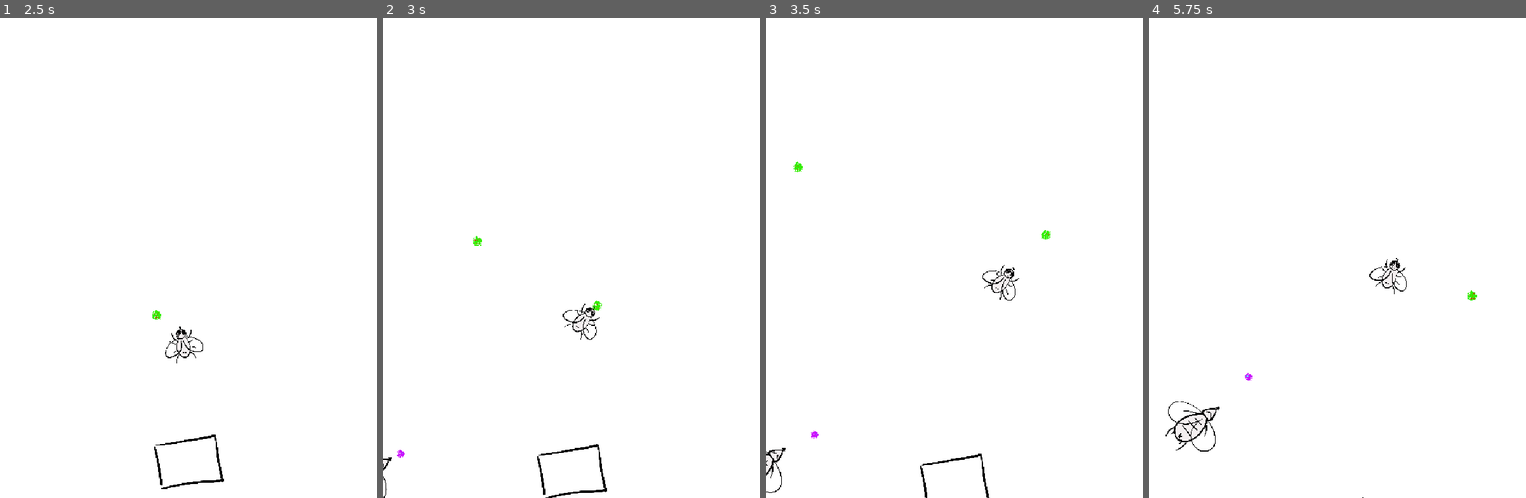
Above: before the commit, frames 1-4 (left to right).
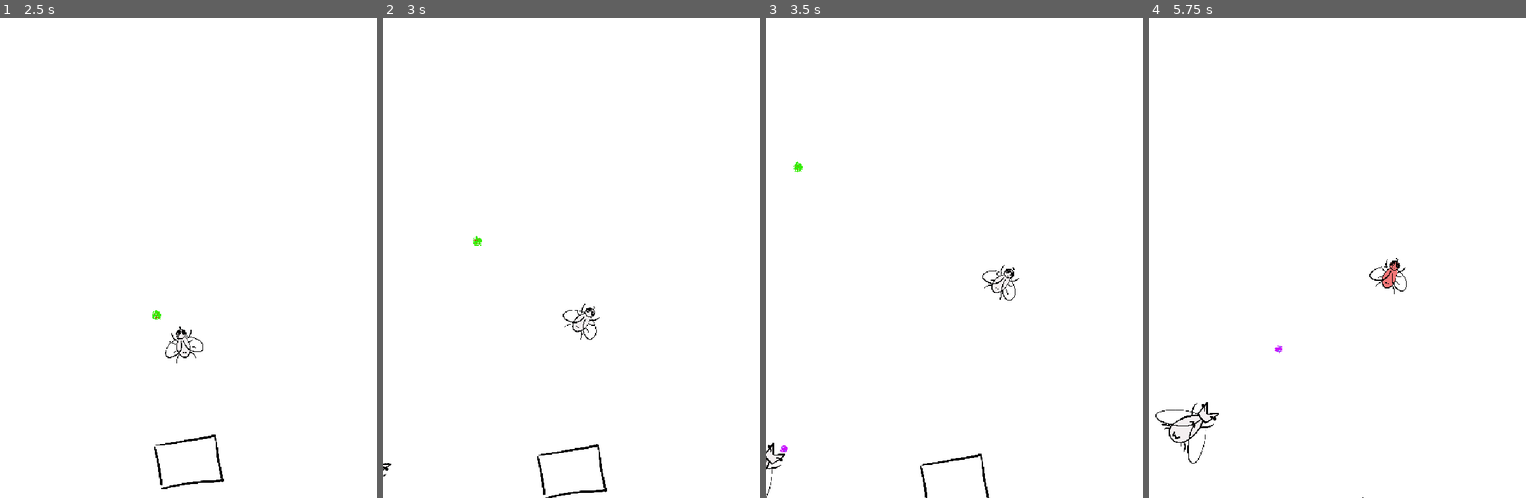
Above: after the commit, the same moments.

Repository: imikhassik/Fly-Game
Game: Godot game, scene res://scenes/test_level.tscn
Two runs of this game, one before a commit and one after it. Both use one fixed random seed, a clock stepped at 60 frames per second and the inputs below.
Inputs:
- Up to frame 1 (2.5 s): tap Enter at 0.5 s; hold D (move_right) 0.53-1.28 s; tap Q (land) at 0.6, 1.55, 2.1 s; tap Space (shoot) at 0.8, 1.35, 2.3 s; hold A (move_left) 1.28-2.03 s; hold D (move_right) from 2.03 s (still down)
- Up to frame 2 (3 s): release D (move_right) at 2.78 s; hold W (move_up) from 2.78 s (still down); tap Space (shoot) at 2.85 s
- Up to frame 3 (3.5 s): keep holding W (move_up); tap Q (land) at 3.05 s
- Up to frame 4 (5.75 s): release W (move_up) at 3.53 s; hold A (move_left) from 3.53 s (still down); tap Q (land) at 3.6, 4.55, 5.1 s; tap Space (shoot) at 3.8, 4.35, 5.3 s

Frame 1 is identical in both runs. In frame 2, less than 0.1% of the frame differs, in the area x 0-59%, y 58-100%; in frame 3, 0.2%; in frame 4, 0.6%, in the area x 1-88%, y 50-93%.

Commit message:
Add different enemy skins

Diff:
--- /dev/null
+++ b/resources/enemy_types/enemy1.tres
@@ -0,0 +1,9 @@
+[gd_resource type="Resource" script_class="EnemyType" format=3 uid="uid://j2h15yg0xhhe"]
+
+[ext_resource type="Script" uid="uid://y7r0wy80qvtc" path="res://scripts/enemy_type.gd" id="1_u4vlk"]
+[ext_resource type="Texture2D" uid="uid://c6mjxkkp1objk" path="res://assets/enemies/enemy1.PNG" id="2_5he5u"]
+
+[resource]
+script = ExtResource("1_u4vlk")
+texture = ExtResource("2_5he5u")
+metadata/_custom_type_script = "uid://y7r0wy80qvtc"
--- /dev/null
+++ b/resources/enemy_types/enemy2.tres
@@ -0,0 +1,9 @@
+[gd_resource type="Resource" script_class="EnemyType" format=3 uid="uid://dx3hs1w54v4kk"]
+
+[ext_resource type="Script" uid="uid://y7r0wy80qvtc" path="res://scripts/enemy_type.gd" id="1_roont"]
+[ext_resource type="Texture2D" uid="uid://cjfnol4jsen6d" path="res://assets/enemies/enemy2.PNG" id="2_rqep2"]
+
+[resource]
+script = ExtResource("1_roont")
+texture = ExtResource("2_rqep2")
+metadata/_custom_type_script = "uid://y7r0wy80qvtc"
--- a/scenes/enemy.tscn
+++ b/scenes/enemy.tscn
@@ -2,7 +2,31 @@
 
 [ext_resource type="Script" uid="uid://bgub2x4j6o1t2" path="res://scripts/enemy.gd" id="1_md0e3"]
 [ext_resource type="Texture2D" uid="uid://c6mjxkkp1objk" path="res://assets/enemies/enemy1.PNG" id="2_4ra3w"]
+[ext_resource type="Script" uid="uid://y7r0wy80qvtc" path="res://scripts/enemy_type.gd" id="2_5uy6h"]
 [ext_resource type="AudioStream" uid="uid://d3qqoammoe4i1" path="res://assets/audio/enemy-projectile-spit-sound.ogg" id="3_4ra3w"]
+[ext_resource type="Texture2D" uid="uid://cjfnol4jsen6d" path="res://assets/enemies/enemy2.PNG" id="4_nenq2"]
+[ext_resource type="Texture2D" uid="uid://bvop7oykijfye" path="res://assets/enemies/enemy3.PNG" id="5_md484"]
+[ext_resource type="Texture2D" uid="uid://bno6ik55hgrtk" path="res://assets/enemies/enemy4.PNG" id="6_ipns3"]
+
+[sub_resource type="Resource" id="Resource_eeoyu"]
+script = ExtResource("2_5uy6h")
+texture = ExtResource("2_4ra3w")
+metadata/_custom_type_script = "uid://y7r0wy80qvtc"
+
+[sub_resource type="Resource" id="Resource_q0n8o"]
+script = ExtResource("2_5uy6h")
+texture = ExtResource("4_nenq2")
+metadata/_custom_type_script = "uid://y7r0wy80qvtc"
+
+[sub_resource type="Resource" id="Resource_p03mg"]
+script = ExtResource("2_5uy6h")
+texture = ExtResource("5_md484")
+metadata/_custom_type_script = "uid://y7r0wy80qvtc"
+
+[sub_resource type="Resource" id="Resource_heam8"]
+script = ExtResource("2_5uy6h")
+texture = ExtResource("6_ipns3")
+metadata/_custom_type_script = "uid://y7r0wy80qvtc"
 
 [sub_resource type="CapsuleShape2D" id="CapsuleShape2D_ejr3x"]
 radius = 15.0
@@ -11,6 +35,7 @@
 [node name="Enemy" type="CharacterBody2D" unique_id=1781684621 node_paths=PackedStringArray("shoot_sound")]
 collision_layer = 2
 script = ExtResource("1_md0e3")
+enemy_types = Array[ExtResource("2_5uy6h")]([SubResource("Resource_eeoyu"), SubResource("Resource_q0n8o"), SubResource("Resource_p03mg"), SubResource("Resource_heam8")])
 shoot_sound = NodePath("ShootSound")
 
 [node name="Sprite2D" type="Sprite2D" parent="." unique_id=1084816652]
--- a/scripts/enemy.gd
+++ b/scripts/enemy.gd
@@ -1,33 +1,55 @@
 extends CharacterBody2D
 
 # ----- EXPORTS -----
-@export var speed: float = 60.0
-@export var health: int = 1
-@export var shoot_interval: float = 2.0
+@export var enemy_types: Array[EnemyType]   # <-- REPLACES textures
+
 @export var rotation_speed: float = 4.0
 @export var min_chase_distance: float = 30.0
 @export var retreat_speed: float = 80.0
 @export var projectile_scene: PackedScene = preload("res://scenes/enemy_projectile.tscn")
 @export var shoot_sound: AudioStreamPlayer2D
 
+# ----- SHOOTING (random interval) -----
+# These will be overwritten by the chosen type, but keep them as fallback
+@export var shoot_interval_min: float = 0.5
+@export var shoot_interval_max: float = 2.0
+
 # ----- INTERNAL STATE -----
+var speed: float = 60.0
+var health: int = 1
 var shoot_timer: float = 0.0
+var current_shoot_interval: float = 0.0
 var is_retreating: bool = false
 var retreat_direction: Vector2 = Vector2.ZERO
-var initial_behavior_set: bool = false
 
 func _ready() -> void:
 	add_to_group("enemy")
 	z_index = 2
-	shoot_timer = randf_range(0.0, shoot_interval)
 
-	# Determine initial behavior based on fly's state
+	# ----- PICK RANDOM ENEMY TYPE (skin + behavior) -----
+	if enemy_types.size() > 0:
+		var chosen_type = enemy_types[randi() % enemy_types.size()]
+		$Sprite2D.texture = chosen_type.texture
+		speed = chosen_type.speed
+		health = chosen_type.health
+		shoot_interval_min = chosen_type.shoot_interval_min
+		shoot_interval_max = chosen_type.shoot_interval_max
+
+		# Initialize shoot timer based on the new interval
+		shoot_timer = randf_range(0.0, 1.0)
+		current_shoot_interval = randf_range(shoot_interval_min, shoot_interval_max)
+	else:
+		# Fallback values (should not happen if you set up the Inspector)
+		push_warning("No enemy_types assigned! Using default fallback stats.")
+		shoot_timer = randf_range(0.0, 1.0)
+		current_shoot_interval = randf_range(shoot_interval_min, shoot_interval_max)
+
+	# ----- INITIAL BEHAVIOR (check if fly is landed) -----
 	var fly = get_tree().get_first_node_in_group("player")
 	if fly:
 		if fly.state == fly.FlyState.LANDED or fly.state == fly.FlyState.LANDING:
 			_start_glide_across_screen()
 		else:
-			# Fly is flying – start chasing immediately
 			is_retreating = false
 			_enable_collision_with_fly()
 
@@ -61,6 +83,16 @@
 	collision_layer = 0
 	collision_mask = 0
 
+# ----- INITIAL GLIDE (when spawned while fly is landed) -----
+func _start_glide_across_screen() -> void:
+	var screen_center = get_viewport().get_visible_rect().size / 2
+	var direction_to_center = (screen_center - global_position).normalized()
+
+	rotation = direction_to_center.angle() + PI / 2
+	retreat_direction = direction_to_center
+	is_retreating = true
+	_disable_collision_with_fly()
+
 # ----- CHASE LOGIC -----
 func _chase_fly(delta: float, fly: Node) -> void:
 	if is_retreating:
@@ -82,33 +114,21 @@
 		velocity = direction_to_fly * speed
 		move_and_slide()
 
+		# SHOOTING (random interval)
 		shoot_timer += delta
-		if shoot_timer >= shoot_interval:
+		if shoot_timer >= current_shoot_interval:
 			shoot_timer = 0.0
 			shoot_at_fly(fly)
-
-# ----- GLIDE ACROSS SCREEN (when spawned while landed) -----
-func _start_glide_across_screen() -> void:
-	var screen_center = get_viewport().get_visible_rect().size / 2
-	var direction_to_center = (screen_center - global_position).normalized()
-
-	# Rotate to face the center
-	rotation = direction_to_center.angle() + PI / 2
-
-	# Set retreat direction to the center direction
-	retreat_direction = direction_to_center
-	is_retreating = true
-	_disable_collision_with_fly()
+			current_shoot_interval = randf_range(shoot_interval_min, shoot_interval_max)
 
 # ----- RETREAT LOGIC -----
 func _start_retreat() -> void:
 	if not is_retreating:
 		is_retreating = true
-		# If no retreat direction set, use facing direction
-		if retreat_direction == Vector2.ZERO:
-			retreat_direction = Vector2(0, -1).rotated(rotation)
-			if retreat_direction.length() < 0.1:
-				retreat_direction = Vector2(0, 1)
+		if velocity.length() > 0:
+			retreat_direction = velocity.normalized()
+		else:
+			retreat_direction = Vector2(0, 1)
 		_disable_collision_with_fly()
 
 func _apply_retreat() -> void:
--- a/scripts/enemy_projectile.gd
+++ b/scripts/enemy_projectile.gd
@@ -1,7 +1,7 @@
 extends Area2D
 
-@export var speed: float = 150.0
-@export var lifetime: float = 3.0
+@export var speed: float = 250.0
+@export var lifetime: float = 5.0
 
 var direction: Vector2 = Vector2.DOWN
 
--- a/scripts/enemy_spawner.gd
+++ b/scripts/enemy_spawner.gd
@@ -5,7 +5,7 @@
 @export var spawn_interval_min: float = 10.0
 @export var spawn_interval_max: float = 20.0
 @export var spawn_margin: float = 100.0
-@export var max_enemies: int = 3
+@export var max_enemies: int = 5
 @export var initial_spawn_delay_min: float = 1.0
 @export var initial_spawn_delay_max: float = 3.0
 
--- /dev/null
+++ b/scripts/enemy_type.gd
@@ -0,0 +1,8 @@
+class_name EnemyType
+extends Resource
+
+@export var texture: Texture2D
+@export var speed: float = 60.0
+@export var health: int = 1
+@export var shoot_interval_min: float = 0.5
+@export var shoot_interval_max: float = 2.0
--- a/scripts/player.gd
+++ b/scripts/player.gd
@@ -20,9 +20,12 @@
 @export var max_health: int = 3
 @export var invincibility_duration: float = 1.0
 
+# ----- SHOOT COOLDOWN -----
+@export var shoot_cooldown: float = 1.5
+
 # ----- BOUNDARY PUSH (velocity‑based) -----
 @export var boundary_margin: float = 100.0
-@export var boundary_push_strength: float = 400.0  # max push velocity (px/s)
+@export var boundary_push_strength: float = 400.0
 
 var health: int
 var invincible: bool = false
@@ -30,8 +33,8 @@
 var original_scale: Vector2 = Vector2.ONE
 var vertical_velocity: float = 0.0
 var respawn_position: Vector2 = Vector2.ZERO
-
-# Store push velocity for current frame
+var shoot_timer: float = 0.0
+
 var boundary_push: Vector2 = Vector2.ZERO
 
 func _ready() -> void:
@@ -106,9 +109,13 @@
 
 	boundary_push = push
 
-	# ----- SHOOTING -----
-	if Input.is_action_just_pressed("shoot") and state == FlyState.FLYING:
+	# ----- SHOOTING (cooldown) -----
+	if shoot_timer > 0:
+		shoot_timer -= delta
+
+	if Input.is_action_just_pressed("shoot") and state == FlyState.FLYING and shoot_timer <= 0:
 		shoot()
+		shoot_timer = shoot_cooldown
 
 	if Input.is_action_just_pressed("land"):
 		match state:
@@ -134,21 +141,25 @@
 
 # ----- FLYING STATE -----
 func flying_update(input_vector: Vector2, delta: float, using_controller: bool, raw_stick: Vector2) -> void:
+	var fly_speed: float
+	var move_dir: Vector2
+	var viewport_size: Vector2
+
 	if using_controller:
 		var target_rotation = input_vector.angle() + PI / 2
 		var angle_diff = angle_difference(rotation, target_rotation)
 		rotation += clamp(angle_diff, -rotation_speed * delta, rotation_speed * delta)
 
 		var stick_magnitude = clamp(raw_stick.length(), 0.0, 1.0)
-		var speed = forward_speed + up_boost * stick_magnitude
-
-		var forward_dir = Vector2(0, -1).rotated(rotation)
-		velocity = forward_dir * speed
-		velocity += boundary_push   # velocity‑based push (no delta)
+		fly_speed = forward_speed + up_boost * stick_magnitude
+
+		move_dir = Vector2(0, -1).rotated(rotation)
+		velocity = move_dir * fly_speed
+		velocity += boundary_push
 		move_and_slide()
-		var screen_size = get_viewport().get_visible_rect().size
-		position.x = clamp(position.x, 0.0, screen_size.x)
-		position.y = clamp(position.y, 0.0, screen_size.y)
+		viewport_size = get_viewport().get_visible_rect().size
+		position.x = clamp(position.x, 0.0, viewport_size.x)
+		position.y = clamp(position.y, 0.0, viewport_size.y)
 		$Sprite2D.rotation = 0.0
 		return
 
@@ -156,37 +167,40 @@
 	if abs(input_vector.x) > 0.01:
 		rotation += input_vector.x * rotation_speed * delta
 
-	var speed = forward_speed
+	fly_speed = forward_speed
 	if input_vector.y < 0:
-		speed += up_boost
-
-	var forward_dir: Vector2 = Vector2(0, -1).rotated(rotation)
-	velocity = forward_dir * speed
-	velocity += boundary_push   # velocity‑based push (no delta)
+		fly_speed += up_boost
+
+	move_dir = Vector2(0, -1).rotated(rotation)
+	velocity = move_dir * fly_speed
+	velocity += boundary_push
 	move_and_slide()
 
-	var screen_size: Vector2 = get_viewport().get_visible_rect().size
-	position.x = clamp(position.x, 0.0, screen_size.x)
-	position.y = clamp(position.y, 0.0, screen_size.y)
+	viewport_size = get_viewport().get_visible_rect().size
+	position.x = clamp(position.x, 0.0, viewport_size.x)
+	position.y = clamp(position.y, 0.0, viewport_size.y)
 
 	$Sprite2D.rotation = 0.0
 
 # ----- LANDED (WALKING) STATE -----
 func landed_update(input_vector: Vector2, delta: float, using_controller: bool) -> void:
+	var move_dir: Vector2
+	var viewport_size: Vector2
+
 	if using_controller:
 		var target_rotation = input_vector.angle() + PI / 2
 		var angle_diff = angle_difference(rotation, target_rotation)
 		rotation += clamp(angle_diff, -rotation_speed * delta, rotation_speed * delta)
 		if _is_head_on_platform():
-			var forward_dir = Vector2(0, -1).rotated(rotation)
-			velocity = forward_dir * walk_speed
+			move_dir = Vector2(0, -1).rotated(rotation)
+			velocity = move_dir * walk_speed
 		else:
 			velocity = Vector2.ZERO
 		velocity += boundary_push
 		move_and_slide()
-		var screen_size = get_viewport().get_visible_rect().size
-		position.x = clamp(position.x, 0.0, screen_size.x)
-		position.y = clamp(position.y, 0.0, screen_size.y)
+		viewport_size = get_viewport().get_visible_rect().size
+		position.x = clamp(position.x, 0.0, viewport_size.x)
+		position.y = clamp(position.y, 0.0, viewport_size.y)
 		$Sprite2D.rotation = 0.0
 		return
 
@@ -196,8 +210,8 @@
 
 	if input_vector.y < 0:
 		if _is_head_on_platform():
-			var forward_dir: Vector2 = Vector2(0, -1).rotated(rotation)
-			velocity = forward_dir * walk_speed
+			move_dir = Vector2(0, -1).rotated(rotation)
+			velocity = move_dir * walk_speed
 		else:
 			velocity = Vector2.ZERO
 	else:
@@ -206,13 +220,13 @@
 	velocity += boundary_push
 	move_and_slide()
 
-	var screen_size: Vector2 = get_viewport().get_visible_rect().size
-	position.x = clamp(position.x, 0.0, screen_size.x)
-	position.y = clamp(position.y, 0.0, screen_size.y)
+	viewport_size = get_viewport().get_visible_rect().size
+	position.x = clamp(position.x, 0.0, viewport_size.x)
+	position.y = clamp(position.y, 0.0, viewport_size.y)
 
 	$Sprite2D.rotation = 0.0
 
-# ----- LANDING STATE (unchanged) -----
+# ----- LANDING STATE -----
 func landing_update(delta: float) -> void:
 	vertical_velocity = move_toward(vertical_velocity, 0.0, landing_deceleration * delta)
 	var forward_dir: Vector2 = Vector2(0, -1).rotated(rotation)
@@ -226,7 +240,7 @@
 			velocity = Vector2.ZERO
 			print("Landed!")
 
-# ----- TAKING OFF STATE (unchanged) -----
+# ----- TAKING OFF STATE -----
 func take_off_update(_delta: float) -> void:
 	var forward_dir: Vector2 = Vector2(0, -1).rotated(rotation)
 	velocity = forward_dir * takeoff_forward_speed
@@ -238,7 +252,7 @@
 		velocity = Vector2.ZERO
 		print("Take off complete!")
 
-# ----- TRANSITION TRIGGERS (unchanged) -----
+# ----- TRANSITION TRIGGERS -----
 func start_landing() -> void:
 	state = FlyState.LANDING
 	vertical_velocity = velocity.length()
@@ -252,7 +266,7 @@
 	_vibrate(0.6, 0.3)
 	print("Taking off...")
 
-# ----- HELPER FUNCTIONS (unchanged) -----
+# ----- HELPER FUNCTIONS -----
 func _get_platform_polygon_global(area: Area2D) -> PackedVector2Array:
 	var platform_collision = area.get_node("CollisionPolygon2D")
 	if not platform_collision:
--- a/scripts/projectile.gd
+++ b/scripts/projectile.gd
@@ -7,7 +7,7 @@
 
 func _ready() -> void:
 	body_entered.connect(_on_body_entered)
-	area_entered.connect(_on_area_entered)   # <-- NEW
+	area_entered.connect(_on_area_entered)
 
 	var timer = get_tree().create_timer(lifetime)
 	timer.timeout.connect(queue_free)
Binary file added: assets/enemies/enemy2.PNG
Not shown, added: assets/enemies/enemy2.PNG.import
Binary file added: assets/enemies/enemy3.PNG
Not shown, added: assets/enemies/enemy3.PNG.import
Binary file added: assets/enemies/enemy4.PNG
Not shown, added: assets/enemies/enemy4.PNG.import
Not shown, added: scripts/enemy_type.gd.uid
